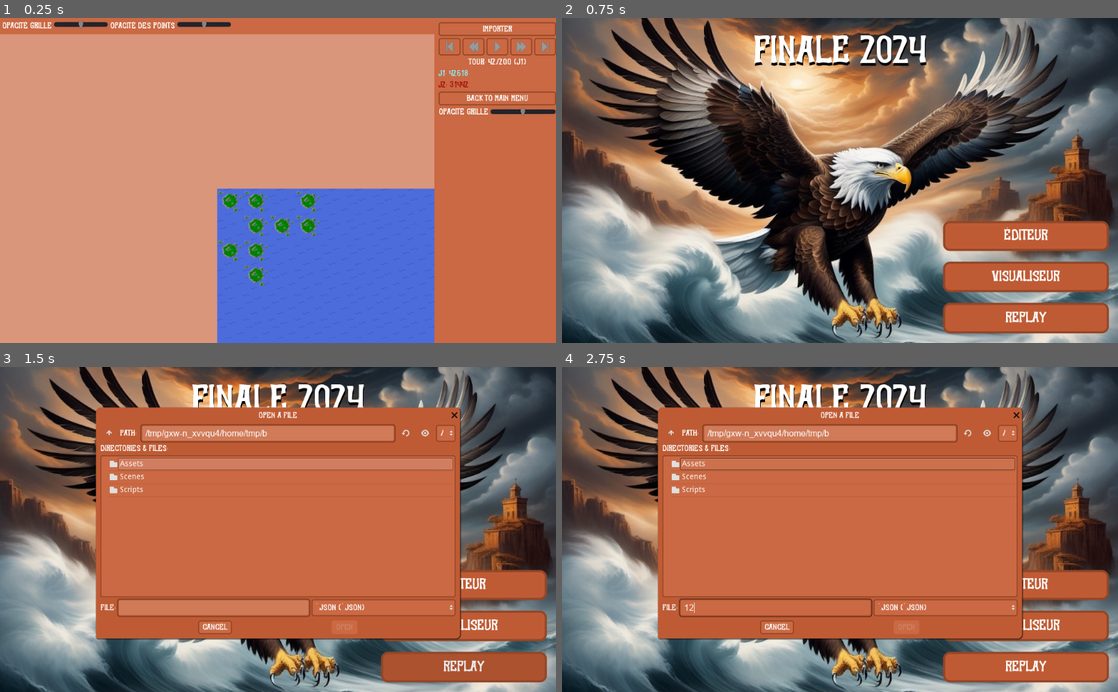
Above: before the commit, frames 1-4 (two rows, left to right).
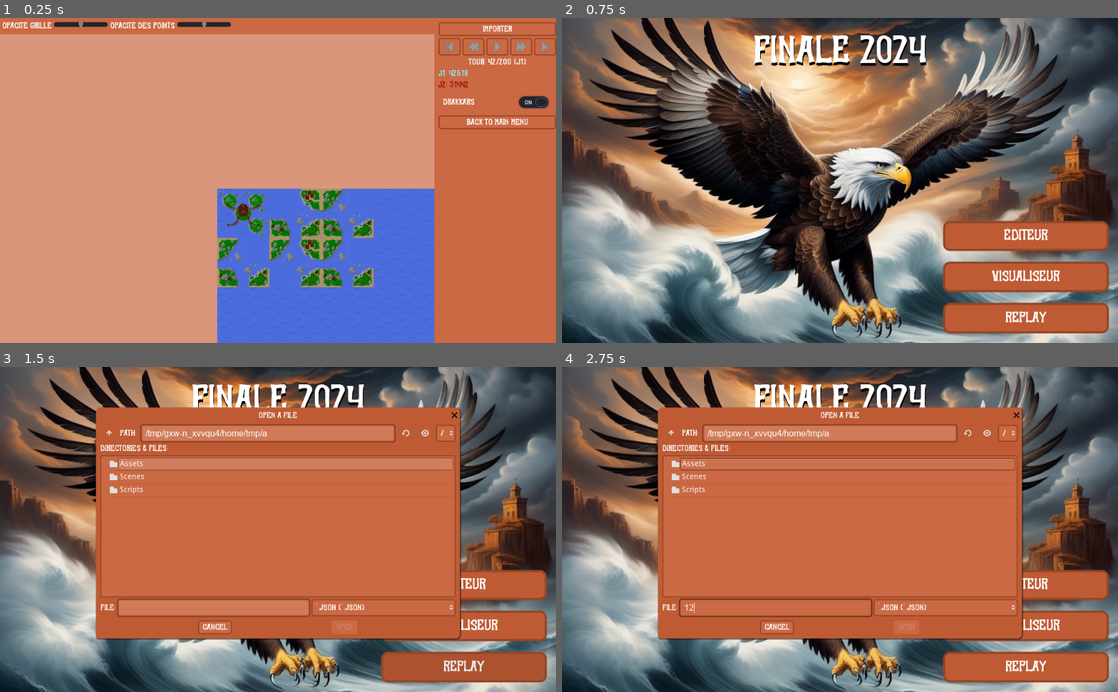
Above: after the commit, the same moments.

Repository: prologin/prologin2024
Game: Godot game, scene res://Scenes/Replay/Replay.tscn
The game is run twice, just before and just after one commit, with the same random seed, the same clock (stepped at 60 frames per second) and the same inputs. This scene is started directly instead of the project's main scene.
Inputs (mouse positions are in pixels of both pictures, inside the frame that each line leads up to):
- Up to frame 1 (0.25 s): no input
- Up to frame 2 (0.75 s): click "Back to main menu" at 0.5 s
- Up to frame 3 (1.5 s): click "Replay" at 1.25 s
- Up to frame 4 (2.75 s): click (773, 607) at 2.02 s; type "12" at 2.1 s

The runs differ from the first frame. In frame 1, 5.0% of the frame differs, in the area x 39-100%, y 22-83%; in frame 2, nothing differs; in frame 3, less than 0.1%; in frame 4, less than 0.1%.
Error in both runs: Invalid call. Nonexistent function 'contains' in base 'String'. (res://Scripts/Scenes/Menu/Menu.gd:31)

Commit message:
frontend: fix drakkars
Squashed commit of the following:

* front(drakkars): clean the tilemap

Signed-off-by: Rostan Tabet <rostan.tabet@gmail.com>

* front(drakkars): make it possible to disable drakkars

Signed-off-by: Rostan Tabet <rostan.tabet@gmail.com>

* front(drakkars): scale drakkars properly

Signed-off-by: Rostan Tabet <rostan.tabet@gmail.com>

* front(drakkars): put drakkars on cases

Signed-off-by: Rostan Tabet <rostan.tabet@gmail.com>

Diff:
--- a/gui/godot/Scenes/Replay/Replay.tscn
+++ b/gui/godot/Scenes/Replay/Replay.tscn
@@ -115,32 +115,21 @@
 custom_colors/font_color = Color( 0.643137, 0.0509804, 0.0470588, 1 )
 text = "J2: 31442"
 
-[node name="Back to main menu" type="Button" parent="Menu/VBoxContainer"]
+[node name="CheckButton" type="CheckButton" parent="Menu/VBoxContainer"]
 margin_top = 128.0
 margin_right = 216.0
-margin_bottom = 153.0
+margin_bottom = 168.0
+theme = ExtResource( 5 )
+pressed = true
+text = "Drakkars"
+flat = true
+
+[node name="Back to main menu" type="Button" parent="Menu/VBoxContainer"]
+margin_top = 172.0
+margin_right = 216.0
+margin_bottom = 197.0
 theme = ExtResource( 5 )
 text = "Back to main menu"
-
-[node name="GridOpacity" type="HBoxContainer" parent="Menu/VBoxContainer"]
-margin_top = 157.0
-margin_right = 216.0
-margin_bottom = 174.0
-
-[node name="Label" type="Label" parent="Menu/VBoxContainer/GridOpacity"]
-margin_right = 91.0
-margin_bottom = 17.0
-theme = ExtResource( 5 )
-text = "Opacité grille"
-
-[node name="GridOpacitySlider" type="HSlider" parent="Menu/VBoxContainer/GridOpacity"]
-margin_left = 95.0
-margin_right = 216.0
-margin_bottom = 16.0
-size_flags_horizontal = 3
-theme = ExtResource( 5 )
-value = 50.0
-tick_count = 5
 
 [node name="Popups" type="Node" parent="."]
 
@@ -166,6 +155,7 @@
 [connection signal="pressed" from="Menu/VBoxContainer/Controls/PlayPause" to="." method="_on_PlayPause_pressed"]
 [connection signal="pressed" from="Menu/VBoxContainer/Controls/Next" to="." method="_on_Next_pressed"]
 [connection signal="pressed" from="Menu/VBoxContainer/Controls/End" to="." method="_on_End_pressed"]
+[connection signal="toggled" from="Menu/VBoxContainer/CheckButton" to="." method="_on_DrakkarButton_toggled"]
 [connection signal="pressed" from="Menu/VBoxContainer/Back to main menu" to="." method="_on_Back_to_main_menu_pressed"]
 [connection signal="about_to_show" from="Popups/ImportDialog" to="." method="_on_ImportDialog_about_to_show"]
 [connection signal="file_selected" from="Popups/ImportDialog" to="." method="_on_ImportDialog_file_selected"]
--- a/gui/godot/Scenes/Viewer/Viewer.tscn
+++ b/gui/godot/Scenes/Viewer/Viewer.tscn
@@ -118,14 +118,6 @@
 cell_custom_transform = Transform2D( 96, 0, 0, 96, 0, 0 )
 format = 1
 
-[node name="DebugTileMap" type="TileMap" parent="ViewportContainer/Viewport"]
-position = Vector2( 48, 48 )
-tile_set = ExtResource( 2 )
-cell_size = Vector2( 96, 96 )
-cell_custom_transform = Transform2D( 96, 0, 0, 96, 0, 0 )
-format = 1
-tile_data = PoolIntArray( 983058, 0, 0 )
-
 [node name="Points" type="Node2D" parent="ViewportContainer/Viewport"]
 
 [node name="Sample" type="Label" parent="ViewportContainer/Viewport/Points"]
@@ -149,6 +141,13 @@
 format = 1
 script = ExtResource( 3 )
 
+[node name="DebugTileMap" type="TileMap" parent="ViewportContainer/Viewport"]
+tile_set = ExtResource( 2 )
+cell_size = Vector2( 96, 96 )
+cell_custom_transform = Transform2D( 96, 0, 0, 96, 0, 0 )
+format = 1
+tile_data = PoolIntArray( 0, 0, 0, 1, 1, 0, 2, 4, 0, 65536, 4, 0, 65537, 2, 0, 65538, 4, 0 )
+
 [node name="Camera2D" type="Camera2D" parent="ViewportContainer/Viewport"]
 current = true
 script = ExtResource( 6 )
--- a/gui/godot/Scripts/Scenes/Replay/Replay.gd
+++ b/gui/godot/Scripts/Scenes/Replay/Replay.gd
@@ -194,3 +194,7 @@
 		_on_Start_pressed()
 	if event.is_action_pressed("ui_space"):
 		_on_PlayPause_pressed()
+
+func _on_DrakkarButton_toggled(button_pressed):
+	print("button pressed: " + str(button_pressed))
+	viewer.toggle_drakkars(button_pressed)
--- a/gui/godot/Scripts/Scenes/Viewer.gd
+++ b/gui/godot/Scripts/Scenes/Viewer.gd
@@ -159,6 +159,8 @@
 # connections[i][j] = true if there is an island in the lower right of the (i, j) tile
 var connections = null
 
+var drakkars_enabled = true
+
 var territory2tile = {
 	1: Constants.TypeCase.TERRITOIRE_1,
 	2: Constants.TypeCase.TERRITOIRE_2,
@@ -192,6 +194,10 @@
 
 func set_tiles_mode(points_editor_mode):
 	interactive_tile_map.set_tiles_mode(points_editor_mode)
+
+func toggle_drakkars(enabled: bool):
+	drakkars_enabled = enabled
+	update_foreground()
 
 
 # --- Update ---
@@ -423,7 +429,7 @@
 		var tile = case2tile[transform[aigle.effet]]
 		foreground.set_cell(aigle.pos[0], aigle.pos[1], tile)
 
-	if map.debug != null and len(map.debug) > 0:
+	if drakkars_enabled and map.debug != null and len(map.debug) > 0:
 		for i in range(map.height):
 			for j in range(map.width):
 				var drakkar = map.debug[i][j]
Binary file changed: gui/godot/Assets/tilemap.png
